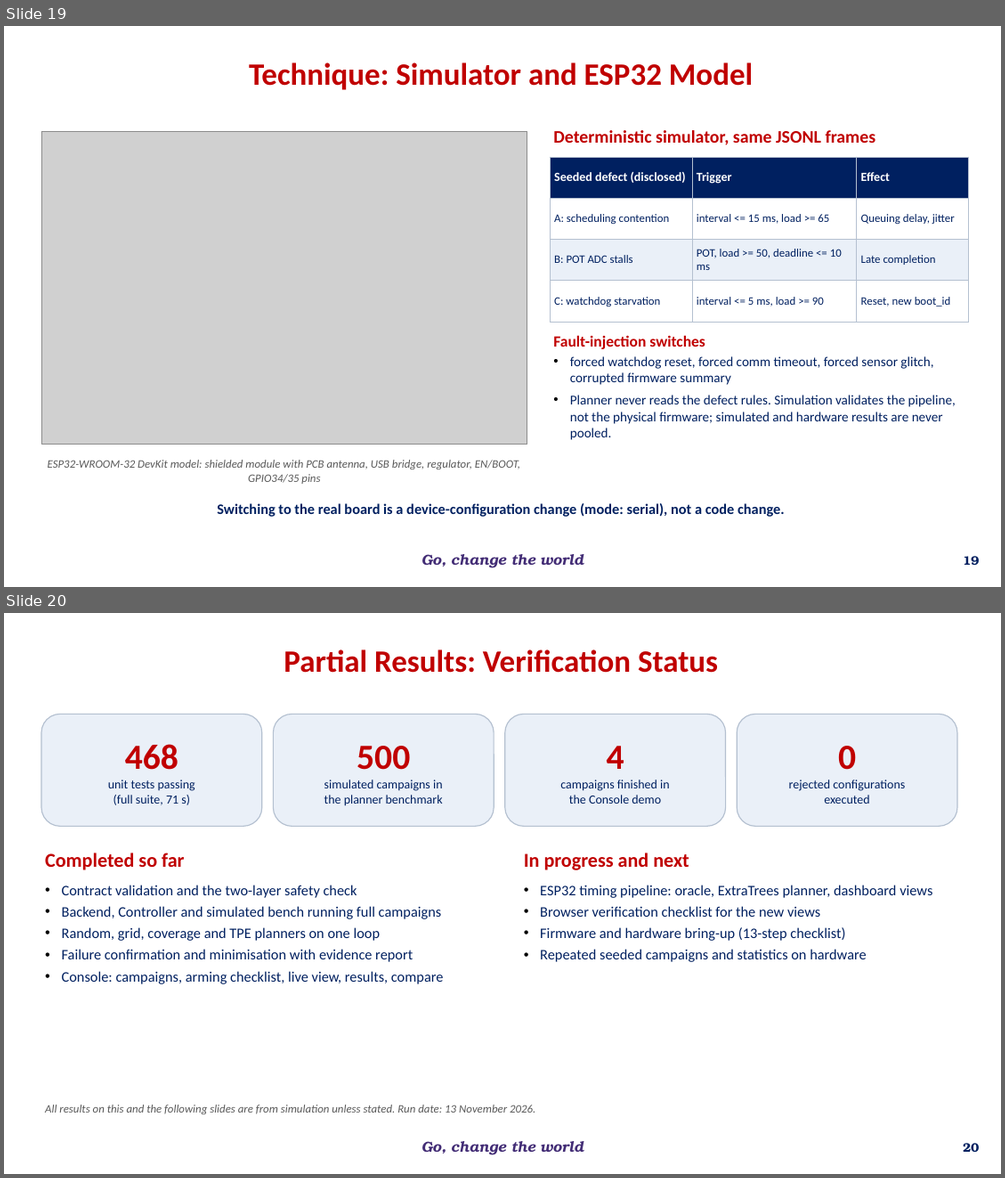
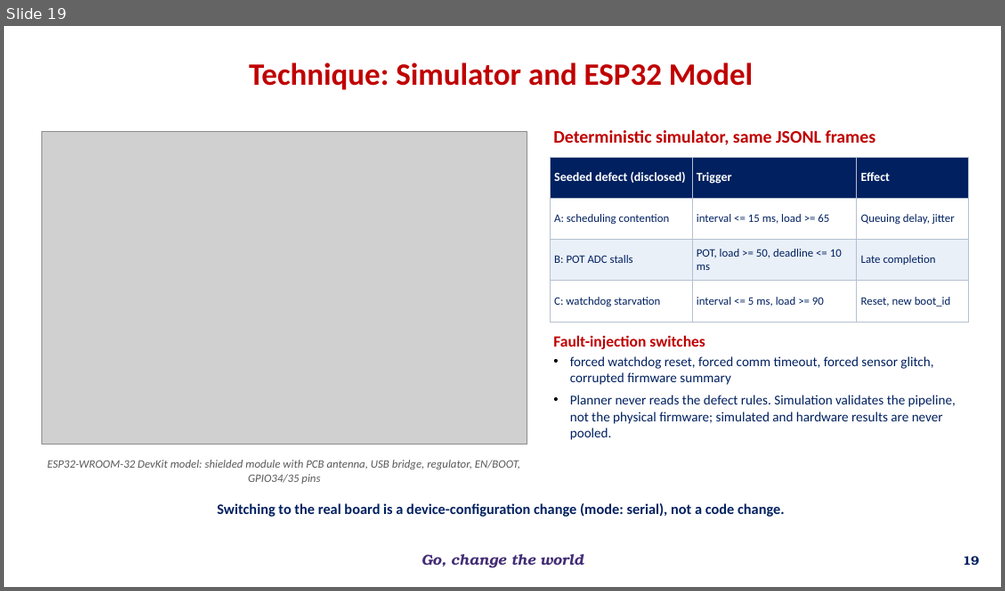
Before and after one commit to overclocked-2124/ChipCheck, a slide deck: docs/presentation/AI-Driven Adaptive Physical Testing for Embedded Systems - Phase 2.pptx. Shown one above the other, each under a label of ours: slides 19 and 20 before the commit, slide 19 after it. The pictures are 1005x1178 and 1005x591 pixels, drawn with LibreOffice and Linux fonts; fonts in the diff are those of the drawing; grey boxes stand for pictures; background and template pictures are left out. Boxes give left, top, right and bottom in pixels: in the first picture for what was removed or moved away, otherwise in the second. Text is boxed around its words. In the diff, an @@ line names an element or a change of style, - is before the commit and + after.

```diff
--- a/docs/presentation/AI-Driven Adaptive Physical Testing for Embedded Systems - Phase 2.pptx
+++ b/docs/presentation/AI-Driven Adaptive Physical Testing for Embedded Systems - Phase 2.pptx
@@ slide 20 removed at (4,613,1001,1174), background #FFFFFF; not listed: 1 template element that a slide beside it also shows @@
@@ text removed at (283,649,718,673) @@
-Partial Results: Verification Status
@@ rounded rectangle removed at (41,714,262,826) @@
-468
-unit tests passing
-(full suite, 71 s)
@@ rounded rectangle removed at (273,714,494,826) @@
-500
-simulated campaigns in
-the planner benchmark
@@ rounded rectangle removed at (505,714,726,826) @@
-4
-campaigns finished in
-the Console demo
@@ rounded rectangle removed at (736,714,957,826) @@
-0
-rejected configurations
-executed
@@ text removed at (45,852,184,870) @@
-Completed so far
@@ text removed at (524,852,688,870) @@
-In progress and next
@@ text removed at (62,884,444,984) @@
-• Contract validation and the two-layer safety check
-• Backend, Controller and simulated bench running full campaigns
-• Random, grid, coverage and TPE planners on one loop
-• Failure confirmation and minimisation with evidence report
-• Console: campaigns, arming checklist, live view, results, compare
@@ text removed at (540,884,932,962) @@
-• ESP32 timing pipeline: oracle, ExtraTrees planner, dashboard views
-• Browser verification checklist for the new views
-• Firmware and hardware bring-up (13-step checklist)
-• Repeated seeded campaigns and statistics on hardware
@@ text removed at (45,1104,535,1114) @@
-All results on this and the following slides are from simulation unless stated. Run date: 13 November 2026.
@@ page number removed at (963,1143,979,1151) @@
-20
```
Also in this commit, not shown: 1 slide changed, 2 slides added, 5 other slides removed.
